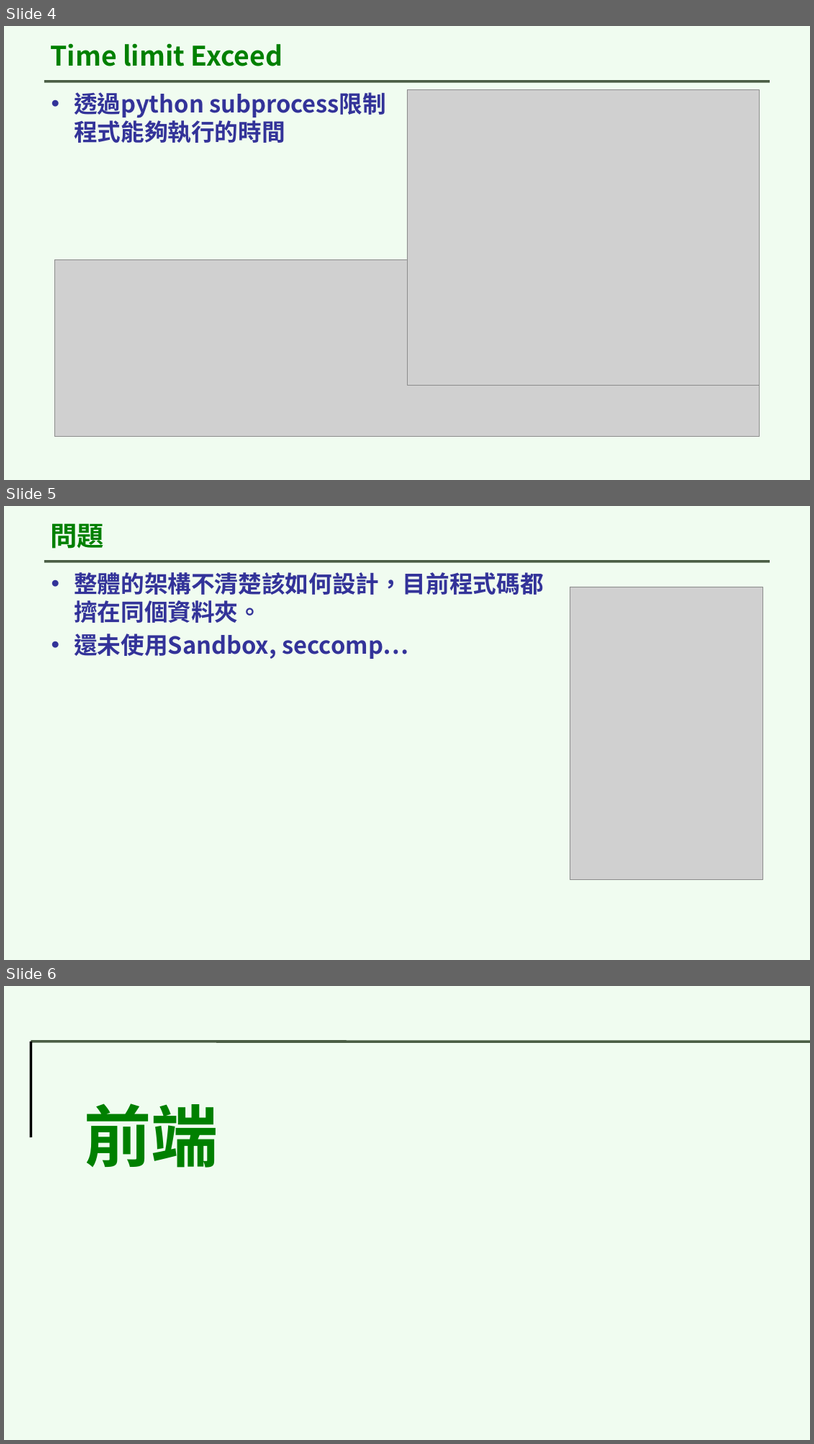
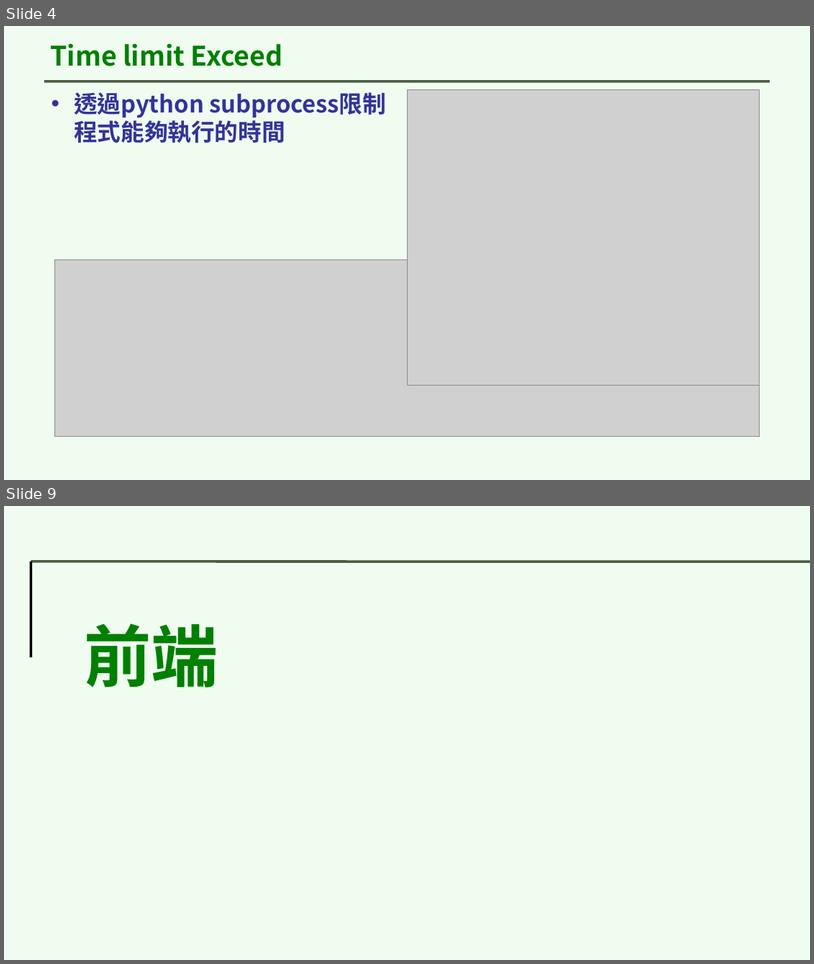
Before and after one commit to youmin1017/logseq, a slide deck: assets/解題平台.pptx. Shown one above the other, each under a label of ours: slides 4, 5 and 6 before the commit, slides 4 and 9 after it; the slides between them are not shown. The pictures are 814x1444 and 814x964 pixels, drawn with LibreOffice and Linux fonts; fonts in the diff are those of the drawing; grey boxes stand for pictures; background and template pictures are left out. Boxes give left, top, right and bottom in pixels: in the first picture for what was removed or moved away, otherwise in the second. Text is boxed around its words. In the diff, an @@ line names an element or a change of style, - is before the commit and + after.

```diff
--- a/assets/解題平台.pptx
+++ b/assets/解題平台.pptx
@@ slide 5 removed at [4, 506, 810, 960], background picture (left out); not listed: 1 template element that a slide beside it also shows @@
@@ title removed at [50, 523, 104, 548] @@
-問題
@@ text removed at [74, 572, 543, 659] @@
-• 整體的架構不清楚該如何設計，目前程式碼都擠在同個資料夾。
-• 還未使用Sandbox, seccomp…
@@ picture removed at [570, 587, 763, 879] @@
@@ what was slide 6 is now slide 9 @@
```
Also in this commit, not shown: 4 slides added.
